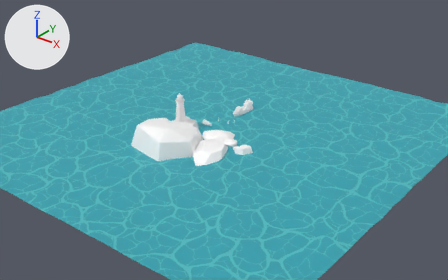
A saved change to the FBX model Unity/Assets/Resources/Meshs/ChangJing/changjing6_1.fbx.
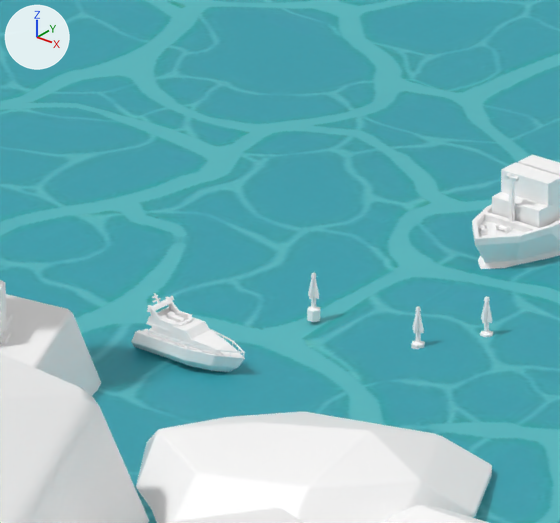
Each version appears first from a camera (50 mm lens) standing at (443.9, -537.3, 319.4) and looking at (8.0, 7.5, -18.3), and next in a close-up on the part from 42% to 54% of the width and 33% to 50% of the height. The lights are fixed; the arrows at upper left show +X, +Y and +Z. Where no turn or scale is listed for an object, it has been applied to the vertices.

The first close-up shows 'FuPiao_Red', 'FuPiao_Red1', 'FuPiao_Red4', 'HuoLun', 'KuaiTing', 'changjing6_1'.
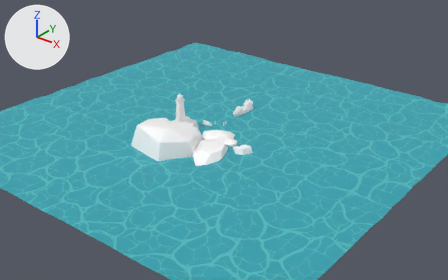
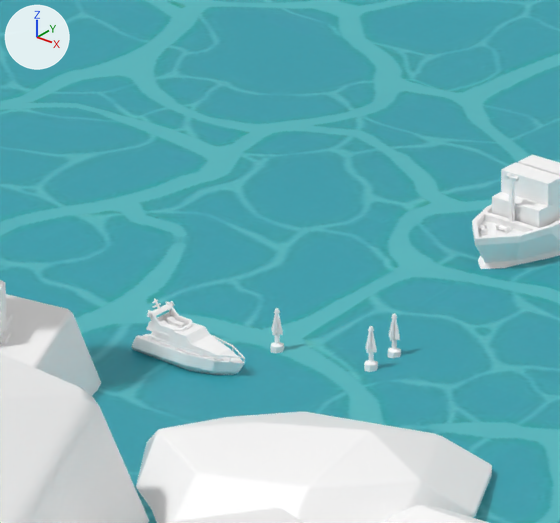
What differs and where, as boxes [x1, y1, x2, y2] in the close-ups (560 x 523 px):
'KuaiTing', moved: before [131, 293, 245, 372]; after [131, 298, 245, 375]
'FuPiao_Red1', moved: before [307, 272, 320, 322]; after [270, 308, 284, 353]
'FuPiao_Red', moved: before [411, 306, 425, 349]; after [364, 326, 378, 372]
'FuPiao_Red4', moved: before [480, 296, 493, 337]; after [388, 313, 401, 358]

The change, as a list of edits to the scene's bpy script:
```text
Change ob_fupiao_red1:
    ob_fupiao_red1.location: (-7.7, 15.9, 2.9) -> (-6.6, 7.8, 1.6)
Change ob_kuaiting:
    ob_kuaiting.location: (-12.6, 0.0, 2.4) -> (-12.6, 0.0, 1.7)
Change ob_fupiao_red:
    ob_fupiao_red.location: (7.6, 15.9, 2.9) -> (6.8, 8.3, 2.9)
Change ob_fupiao_red4:
    ob_fupiao_red4.location: (12.0, 23.0, 2.9) -> (6.7, 12.6, 2.9)
```
